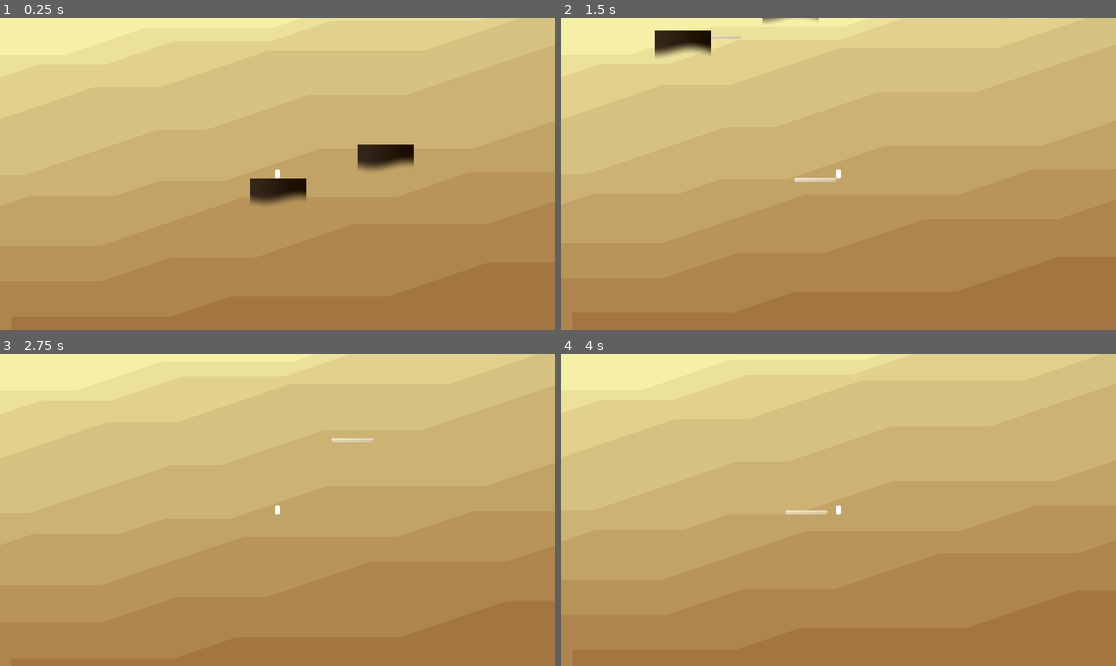
Above: before the commit, frames 1-4 (two rows, left to right).
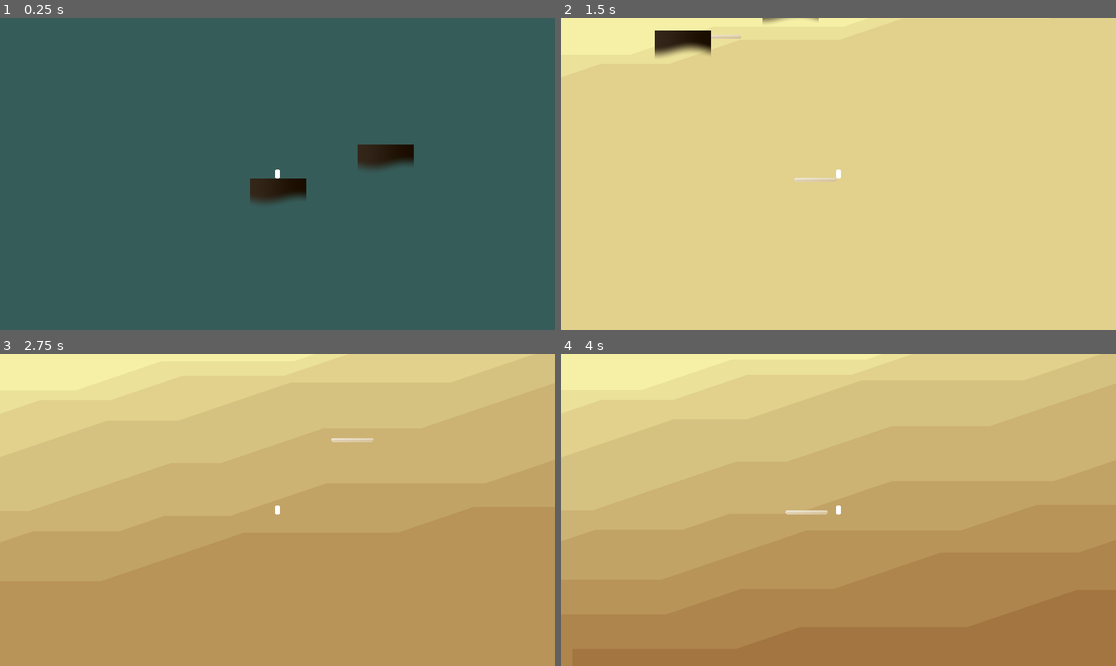
Above: after the commit, the same moments.

Repository: haikey-build/climb
Game: Godot game, scene res://level/desert_level.tscn
Two runs of this game, one before a commit and one after it. Both use one fixed random seed, a clock stepped at 60 frames per second and the inputs below.
Inputs:
- Up to frame 1 (0.25 s): no input
- Up to frame 2 (1.5 s): tap Enter (ui_accept) at 0.5 s; hold D (right) from 0.53 s (still down); tap Q (recall_platform) at 0.6 s; tap W (jump) at 0.77 s; tap S (set_platform) at 0.8, 1.35 s
- Up to frame 3 (2.75 s): tap W (jump) at 1.52 s; tap Q (recall_platform) at 1.55, 2.1 s; release D (right) at 2.03 s; hold A (left) from 2.03 s (still down); tap S (set_platform) at 2.3 s
- Up to frame 4 (4 s): release A (left) at 2.78 s; hold D (right) from 2.78 s (still down); tap S (set_platform) at 2.85, 3.8 s; tap W (jump) at 3.02, 3.77 s; tap Q (recall_platform) at 3.05 s; tap E (swap_platform_type) at 3.6 s

The runs differ from the first frame. In frame 1, 99% of the frame differs, in the area x 0-100%, y 0-100%; in frame 2, 70%; in frame 3, 8.7%; in frame 4, less than 0.1%.
Error after the commit: Invalid access of index '0' on a base object of type: 'Array'. (res://background/desert_background.gd:32)

Commit message:
background tweaks

Diff:
--- a/background/background_slice.gdshader
+++ b/background/background_slice.gdshader
@@ -1,16 +1,16 @@
 shader_type canvas_item;
 
 uniform vec2 cutoffs[5];
-uniform float offset_multipliers[5]; // New uniform for offset multipliers
+uniform float offset_multipliers[5];
 
 void fragment() {
-    float running_a = 0.0;
+    float sum_slices = 0.0;
     float running_b = 0.0;
     float y = 1.0 - UV.y * 2.0;
 
     for (int i = 0; i < 5; i++) {
-        if (y > running_a) {
-            running_a += cutoffs[i][0] + sin(TIME * offset_multipliers[i]) * offset_multipliers[i];
+        if (y > sum_slices) {
+            sum_slices += cutoffs[i][0] + sin(TIME * offset_multipliers[i]) * offset_multipliers[i];
             running_b += cutoffs[i][1] + sin(TIME * offset_multipliers[i]) * offset_multipliers[i];
         } else {
             break;
--- a/background/desert_background.gd
+++ b/background/desert_background.gd
@@ -8,18 +8,15 @@
 @onready var end_color = Color(.6, .4, 0.2, 1)
 
 var yVal_queue = []
-var queue_size = 5  # Number of recent values to consider
-var negative_scale_factor = 0.3  # Scale factor for negative values
+var queue_size = 5
+var negative_scale_factor = 0.1
 
 func update_slices(yVal):
-	# Add new yVal to the queue
 	yVal_queue.push_back(yVal)
 
-	# Keep only the last 'queue_size' values
 	if yVal_queue.size() > queue_size:
 		yVal_queue.pop_front()
 
-	# Calculate the average of recent yVal values, with weaker negative values
 	var avg_yVal = 0.0
 	for val in yVal_queue:
 		if val > 0:
@@ -28,7 +25,6 @@
 			avg_yVal += val
 	avg_yVal /= yVal_queue.size()
 
-	# Use the average value for updating slice positions
 	for i in range(10):
 		var offset = avg_yVal * i * i / 1000
 		if offset < 0:
@@ -37,6 +33,7 @@
 
 func _ready():
 	for i in range(10):
+		await get_tree().create_timer(0.3).timeout
 		var new_slice = slice_scene.instantiate()
 		add_child(new_slice)
 		_init_shader(new_slice)
--- a/background/desert_background.tscn
+++ b/background/desert_background.tscn
@@ -6,4 +6,4 @@
 script = ExtResource("1_2qye8")
 
 [node name="Camera2D" type="Camera2D" parent="."]
-position = Vector2(745, 775)
+position = Vector2(-7, 3)
--- a/background/desert_slice.tscn
+++ b/background/desert_slice.tscn
@@ -7,5 +7,6 @@
 
 [node name="DesertSlice" type="Sprite2D"]
 material = ExtResource("1_t5o1e")
+scale = Vector2(11.625, 11.625)
 texture = SubResource("CanvasTexture_mt8ll")
 script = ExtResource("2_x6twi")
--- a/background/floating_platform.gdshader
+++ b/background/floating_platform.gdshader
@@ -11,10 +11,8 @@
 void fragment() {
     vec2 uv = vec2(1.0, 1.0) - UV;
 
-    // Create a moving sine wave
     float wave = wave_height * sin(wave_frequency * UV.x + TIME * wave_speed);
 
-    // Adjust the vertical UV based on the wave
     vec2 wave_uv = vec2(uv.x, uv.y + wave);
 
     vec2 corner_distance = smoothstep(
@@ -25,15 +23,11 @@
 
     float corner_mask =corner_distance.y;
 
-    // Fade from left color to right color
     float right_fade = smoothstep(0.0, 1.0, UV.x);
 
-    // Apply the corner mask only to alpha
     COLOR.a *= corner_mask;
 
-    // Interpolate between left and right colors based on x position
     vec3 color = mix(left_color, right_color, right_fade);
 
-    // Set the final color
     COLOR.rgb = color;
 }
--- a/char/proto_char.tscn
+++ b/char/proto_char.tscn
@@ -18,7 +18,6 @@
 shape = SubResource("CapsuleShape2D_ernw0")
 
 [node name="Camera2D" type="Camera2D" parent="."]
-enabled = false
 
 [node name="CapsuleBackgroundRemoved" type="Sprite2D" parent="."]
 position = Vector2(-0.25, 0)
--- /dev/null
+++ b/level/blocks/test.tscn
@@ -0,0 +1,13 @@
+[gd_scene load_steps=4 format=3 uid="uid://w302ntnvvjw8"]
+
+[ext_resource type="Shader" path="res://test.gdshader" id="1_t4ua3"]
+
+[sub_resource type="ShaderMaterial" id="ShaderMaterial_x5ftr"]
+shader = ExtResource("1_t4ua3")
+
+[sub_resource type="CanvasTexture" id="CanvasTexture_ko75f"]
+
+[node name="Sprite2D" type="Sprite2D"]
+material = SubResource("ShaderMaterial_x5ftr")
+scale = Vector2(100, 100)
+texture = SubResource("CanvasTexture_ko75f")
--- a/level/desert_level.gd
+++ b/level/desert_level.gd
@@ -8,3 +8,9 @@
 	new_platform.position = Vector2(pos.x, pos.y + 30)
 	add_child(new_platform)
 	_platforms.push_back(new_platform)
+	_break_after_timer(new_platform)
+
+
+func _break_after_timer(platform):
+	await get_tree().create_timer(1.0).timeout
+	platform.queue_free()
--- a/level/desert_level.tscn
+++ b/level/desert_level.tscn
@@ -18,6 +18,6 @@
 position = Vector2(-4, -58)
 
 [node name="FloatingPlatform3" parent="." instance=ExtResource("1_fk405")]
-position = Vector2(1191, 1)
+position = Vector2(1326, -81)
 
 [connection signal="set_platform_attempted" from="DesertChar" to="." method="_on_desert_char_set_platform_attempted"]
--- a/level/proto_level.gd
+++ b/level/proto_level.gd
@@ -76,7 +76,8 @@
 	_update_inventory_HUD(Climb.PlatformType.BREAKABLE)
 
 func _update_inventory_HUD(type):
-	_inventory_HUD[type].text = str(_inventory[type])
+	pass
+	#_inventory_HUD[type].text = str(_inventory[type])
 
 
 #func _set_char_camera():
--- a/level/proto_level.tscn
+++ b/level/proto_level.tscn
@@ -1,9 +1,10 @@
-[gd_scene load_steps=5 format=3 uid="uid://dt8hnpnr7641e"]
+[gd_scene load_steps=6 format=3 uid="uid://dt8hnpnr7641e"]
 
 [ext_resource type="Script" path="res://level/proto_level.gd" id="1_olv6m"]
 [ext_resource type="PackedScene" uid="uid://c02jydykctbe" path="res://level/blocks/basic_block.tscn" id="3_oqne8"]
 [ext_resource type="PackedScene" uid="uid://b3unisjc1mbkd" path="res://level/items/level_up.tscn" id="4_tk5as"]
 [ext_resource type="Texture2D" uid="uid://bh4sw6tsc1jjo" path="res://level/flag.webp" id="5_1248s"]
+[ext_resource type="PackedScene" uid="uid://durrgqvx088gf" path="res://char/proto_char.tscn" id="5_tgphy"]
 
 [node name="ProtoLevel" type="Node2D"]
 script = ExtResource("1_olv6m")
@@ -42,6 +43,12 @@
 
 [node name="CameraLevel" type="Camera2D" parent="."]
 position = Vector2(40, -198)
+enabled = false
 zoom = Vector2(0.67, 0.67)
 
+[node name="ProtoChar" parent="." instance=ExtResource("5_tgphy")]
+position = Vector2(-176, -119)
+
 [connection signal="body_entered" from="LevelUp" to="." method="_on_level_up_body_entered"]
+[connection signal="recall_platform_attempted" from="ProtoChar" to="." method="_on_proto_char_recall_platform_attempted"]
+[connection signal="set_platform_attempted" from="ProtoChar" to="." method="_on_proto_char_set_platform_attempted"]
--- a/menu/menu_char_select.gd
+++ b/menu/menu_char_select.gd
@@ -1,6 +1,5 @@
 extends Node2D
 
-@onready var _explorer_scene = preload()
 
 @onready var _level_scene = preload("res://level/proto_level.tscn")
 @onready var _level
--- /dev/null
+++ b/test.gdshader
@@ -0,0 +1,28 @@
+shader_type canvas_item;
+
+const vec2 cutoffs[3] = vec2[](
+	vec2(0.1, 0.05),
+	vec2(0.3, 0.2),
+	vec2(0.4, 0.1)
+);
+
+
+void fragment() {
+
+	float sum_slices = 0.0;
+	float sum_size_sliced = 0.0;
+
+	float y = 1.0 - UV.y;
+
+	for (int i = 0; i < 3; i++) {
+		if (y > sum_slices) {
+			sum_slices += cutoffs[i][0];
+			sum_size_sliced += cutoffs[i][1];
+		} else { break; }
+	}
+
+	if (y + sum_size_sliced > UV.x) {
+		COLOR.a = 0.0;
+	}
+
+}
